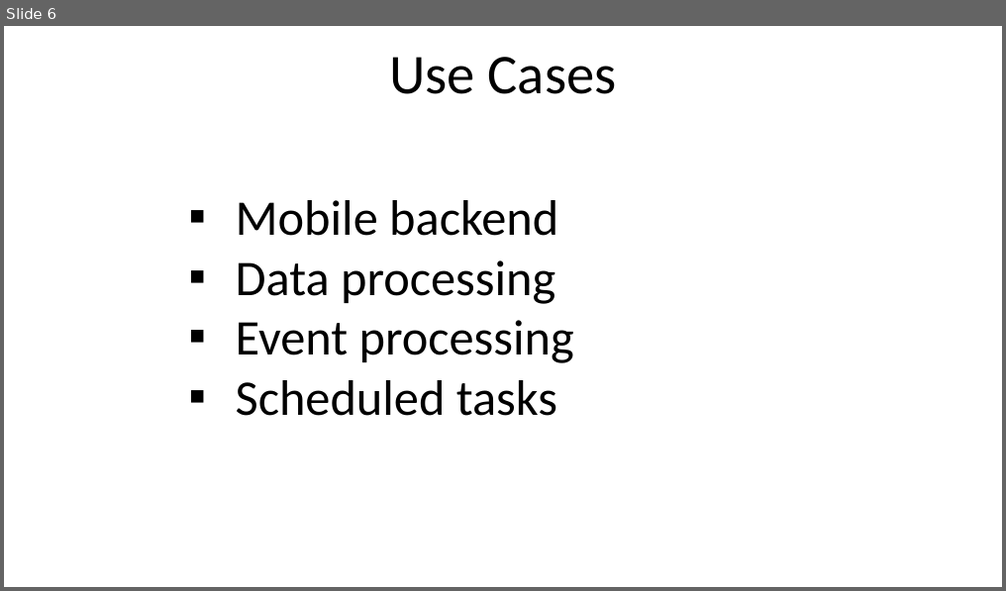
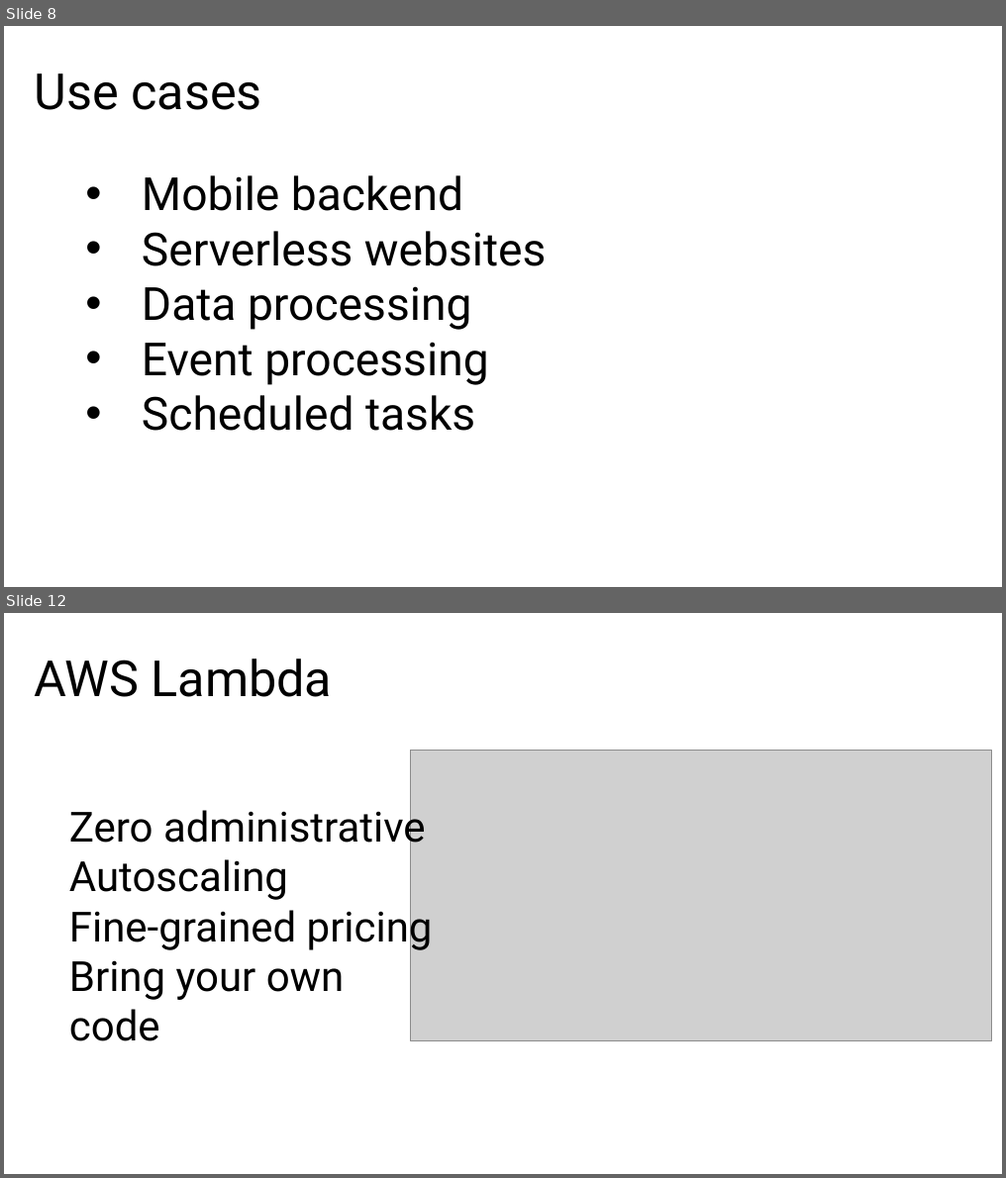
Before and after one commit to alex-zyl/FunctionsVSLambda, a slide deck: Presentation/Presentation.pptx. Shown one above the other, each under a label of ours: slide 6 before the commit, slides 8 and 12 after it; the slides between them are not shown. The pictures are 1006x591 and 1006x1178 pixels, drawn with LibreOffice and Linux fonts; fonts in the diff are those of the drawing; grey boxes stand for pictures. Boxes give left, top, right and bottom in pixels: in the first picture for what was removed or moved away, otherwise in the second. Text is boxed around its words. In the diff, an @@ line names an element or a change of style, - is before the commit and + after.

```diff
--- a/Presentation/Presentation.pptx
+++ b/Presentation/Presentation.pptx
@@ slide 12 added at [4, 613, 1002, 1174], background #FFFFFF @@
@@ text added at [34, 659, 333, 697], 48 pt, text #000000 @@
+AWS Lambda
@@ picture added at [411, 751, 992, 1042] @@
@@ text added at [69, 803, 433, 1000], 40 pt, text #000000 @@
+Zero administrative
+Autoscaling
+Fine-grained pricing
+Bring your own code
@@ what was slide 6 is now slide 8 @@
@@ slide 8 changed as well @@
@@ text at [34, 74, 261, 110]: text changed; size 54 to 48 pt; font Calibri to Roboto @@
-Use Cases
+Use cases
@@ text "Mobile backend": place and size @@
-text "Mobile backend" at [236, 200, 574, 416]
+text "Mobile backend" at [142, 175, 547, 431]
@@ text at [142, 175, 488, 431]: size 48 to 44 pt, font Calibri to Roboto in "Mobile backend", "Data processing", "Event processing", "Scheduled tasks"; bullet ▪ to • @@
@@ text at [142, 231, 547, 267]: paragraph added @@
+• Serverless websites
```
Also in this commit, not shown: 25 other slides changed, 11 other slides added, 3 slides removed, 23 other files.
